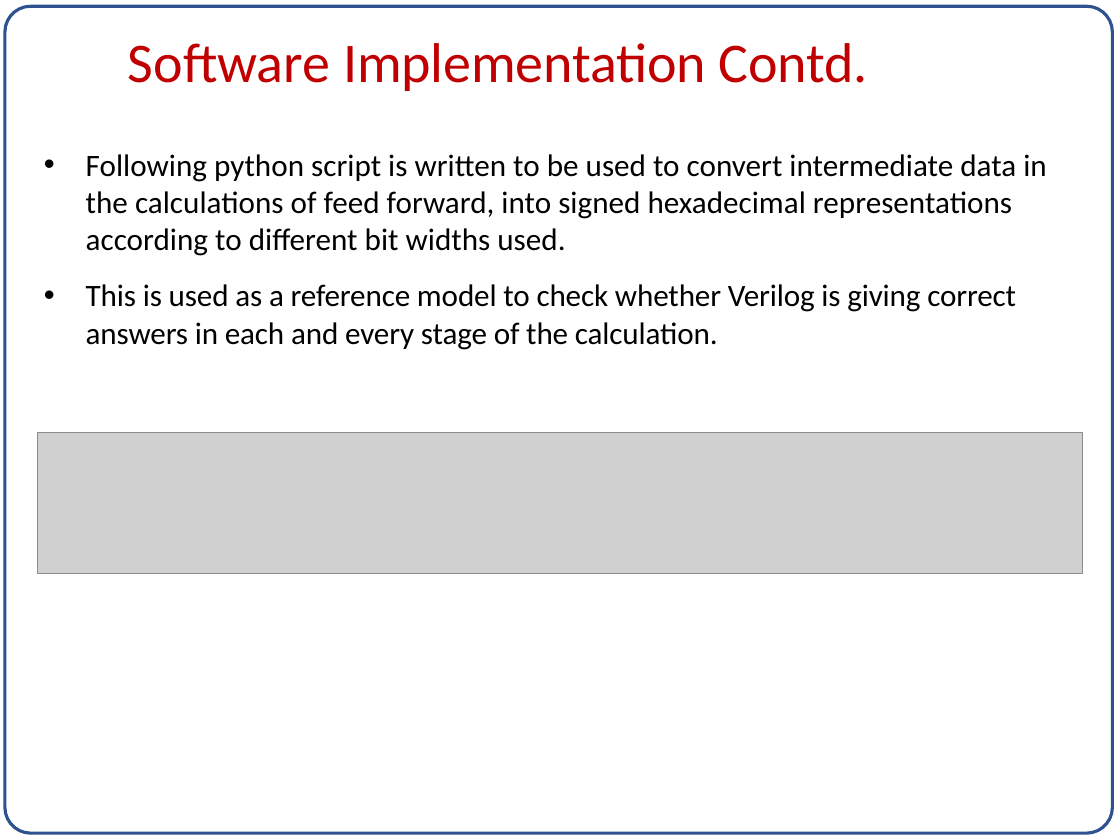
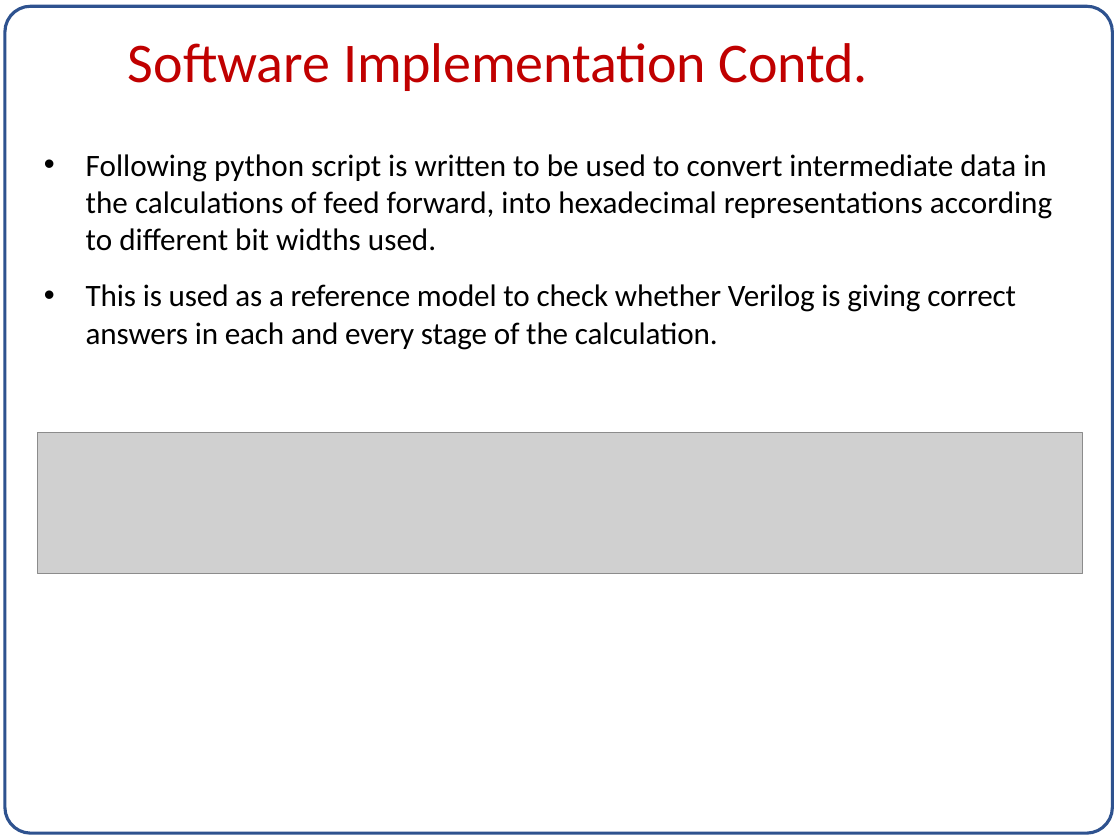
Before and after one commit to ImDanielMarkIsaac/DVLSI_ML_Project, a slide deck: slide 16 of FINAL_FILES/project_template.pptx. Drawn at 1120x840 pixels with LibreOffice and Linux fonts; fonts in the diff are those of the drawing; grey boxes stand for pictures. Boxes give left, top, right and bottom in pixels: in the first picture for what was removed or moved away, otherwise in the second. Text is boxed around its words. In the diff, an @@ line names an element or a change of style, - is before the commit and + after.

```diff
--- a/FINAL_FILES/project_template.pptx
+++ b/FINAL_FILES/project_template.pptx
@@ text at (86,154,1052,251): text changed @@
-• Following python script is written to be used to convert intermediate data in the calculations of feed forward, into signed hexadecimal representations according to different bit widths used.
+• Following python script is written to be used to convert intermediate data in the calculations of feed forward, into hexadecimal representations according to different bit widths used.
```
Also in this commit, not shown: 25 other slides changed, 18 slides added, 1 other file.
